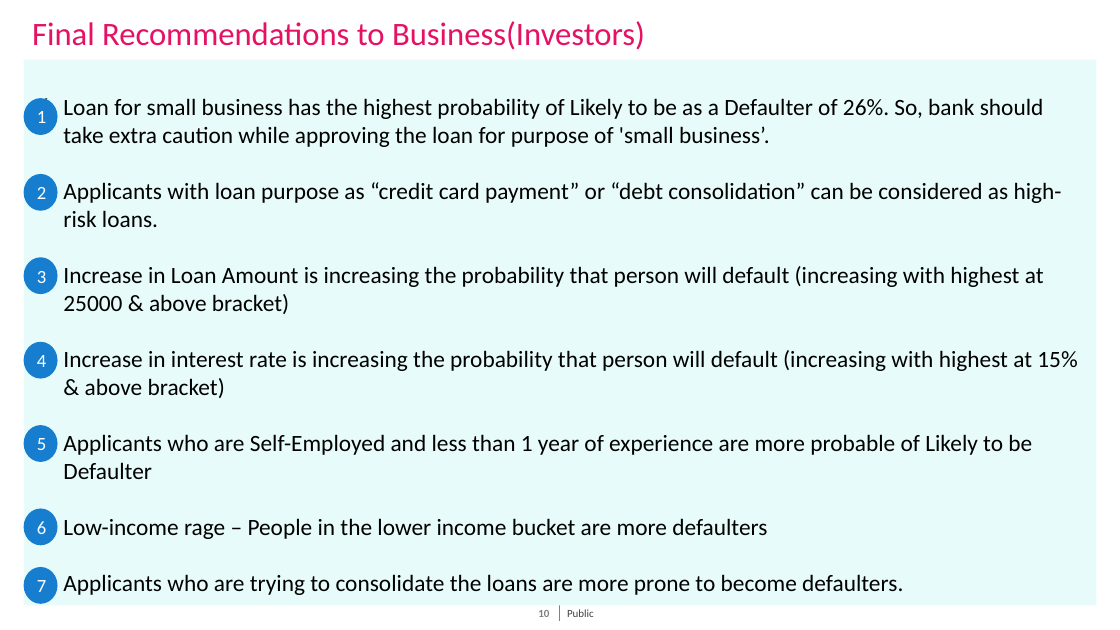
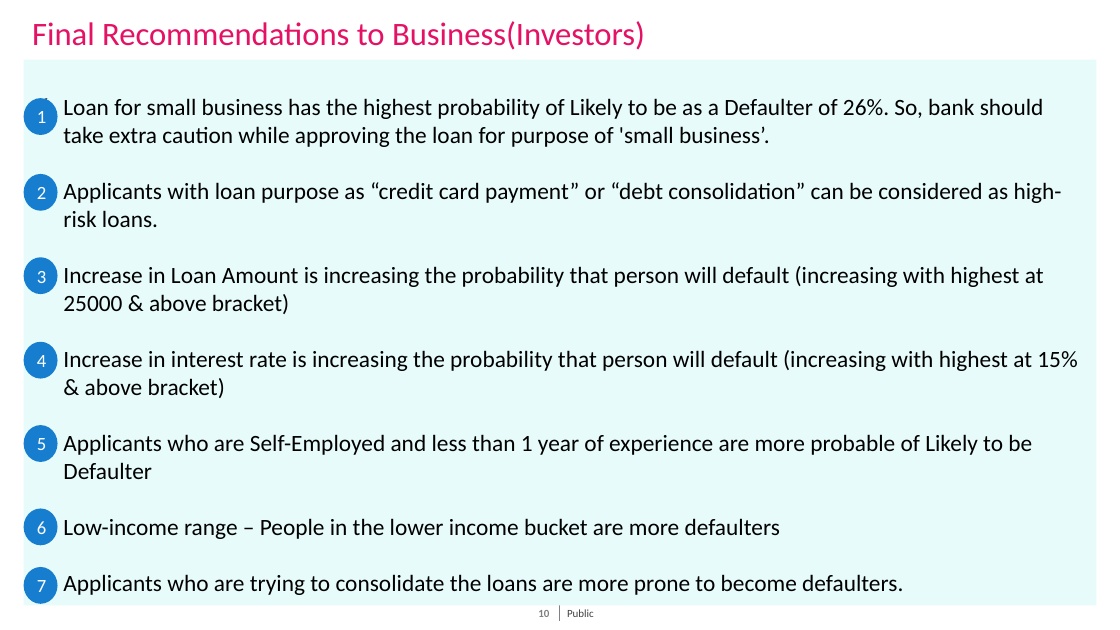
Before and after one commit to muniaraja/Lending-Club-Case-Study, a slide deck: slide 10 of EDA Case Study - Credit Risk Analysis.pptx. Drawn at 1120x630 pixels with LibreOffice and Linux fonts; fonts in the diff are those of the drawing. Boxes give left, top, right and bottom in pixels: in the first picture for what was removed or moved away, otherwise in the second. Text is boxed around its words. In the diff, an @@ line names an element or a change of style, - is before the commit and + after.

Commit message:
updated

```diff
--- a/EDA Case Study - Credit Risk Analysis.pptx
+++ b/EDA Case Study - Credit Risk Analysis.pptx
@@ text in rectangle at [63, 518, 780, 539]: text changed @@
-✓ Low-income rage – People in the lower income bucket are more defaulters
+✓ Low-income range – People in the lower income bucket are more defaulters
```
Also in this commit, not shown: 1 other slide changed.
